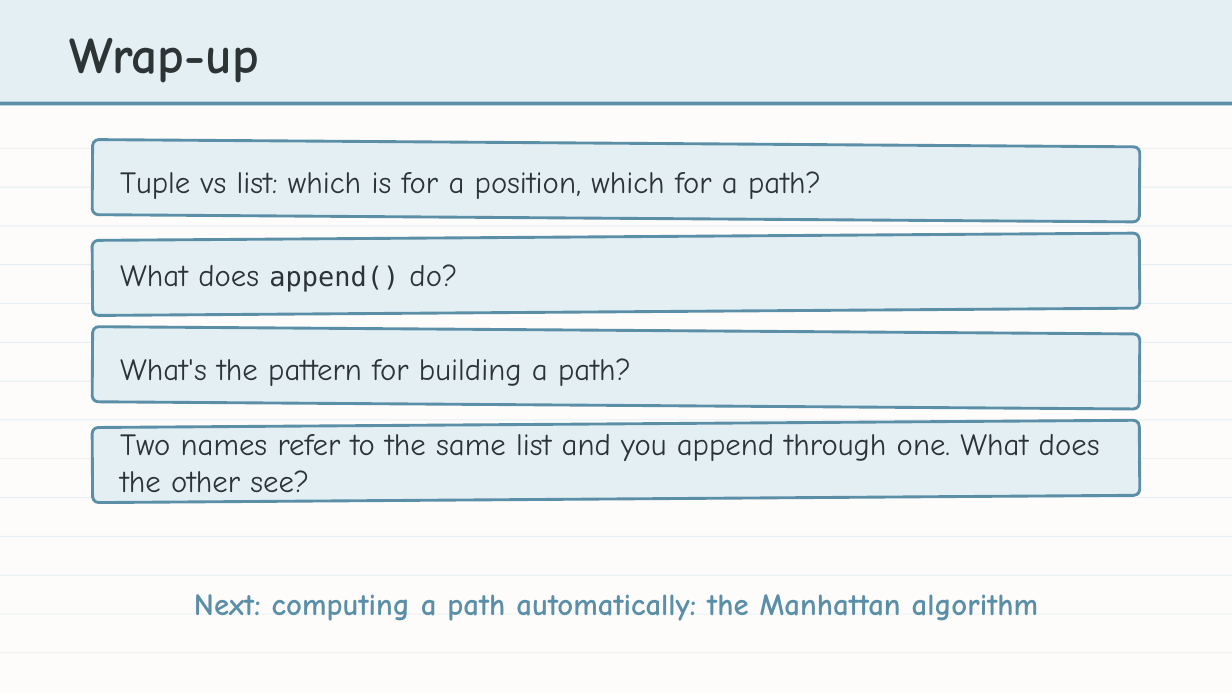
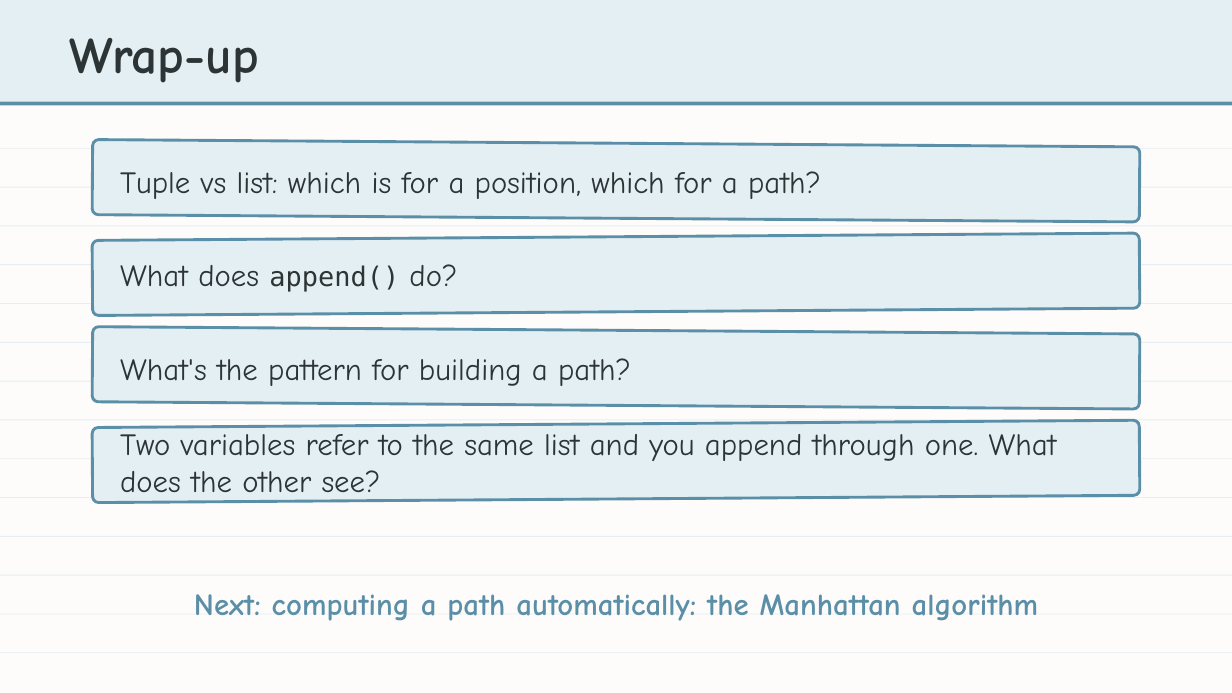
Before and after one commit to bradamiller/LearningPython, a slide deck: slide 31 of static/slides/module-04-manhattan/module-4-lesson-03-lists.pptx. Drawn at 1232x693 pixels with LibreOffice and Linux fonts; fonts in the diff are those of the drawing. Boxes give left, top, right and bottom in pixels: in the first picture for what was removed or moved away, otherwise in the second. Text is boxed around its words. In the diff, an @@ line names an element or a change of style, - is before the commit and + after.

```diff
--- a/static/slides/module-04-manhattan/module-4-lesson-03-lists.pptx
+++ b/static/slides/module-04-manhattan/module-4-lesson-03-lists.pptx
@@ text at <box>120,428,1057,502</box>: text changed @@
-Two names refer to the same list and you append through one. What does the other see?
+Two variables refer to the same list and you append through one. What does the other see?
```
Also in this commit, not shown: 6 other slides changed, 8 other files.
